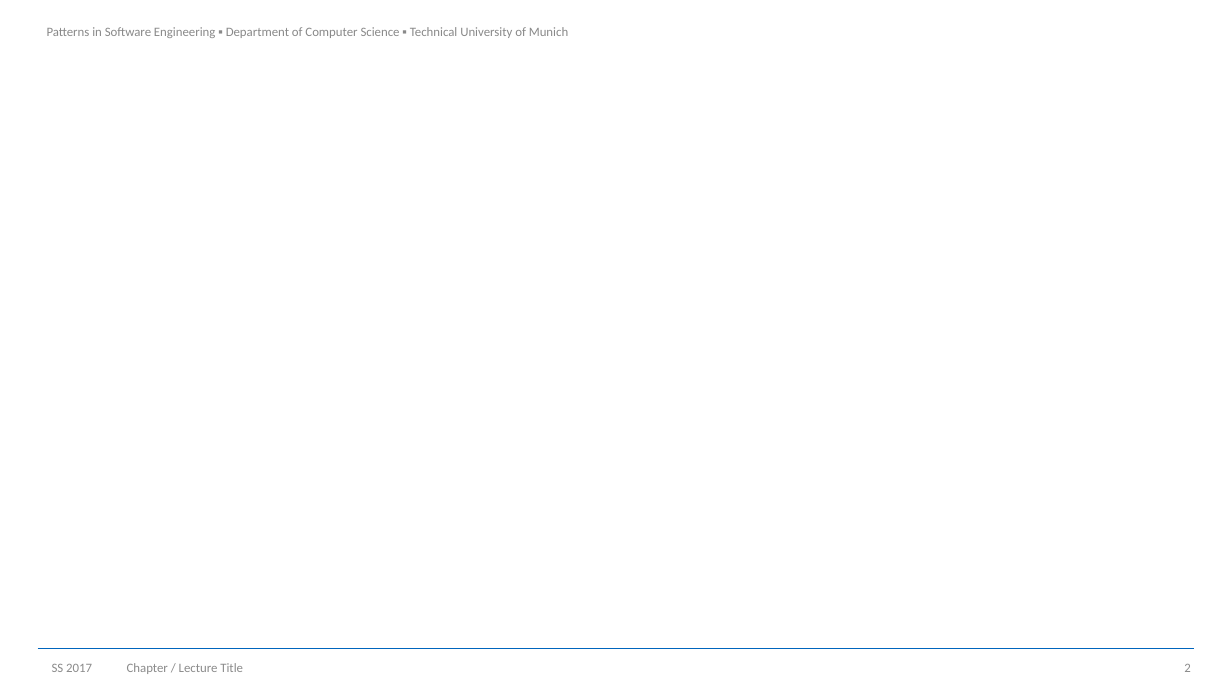
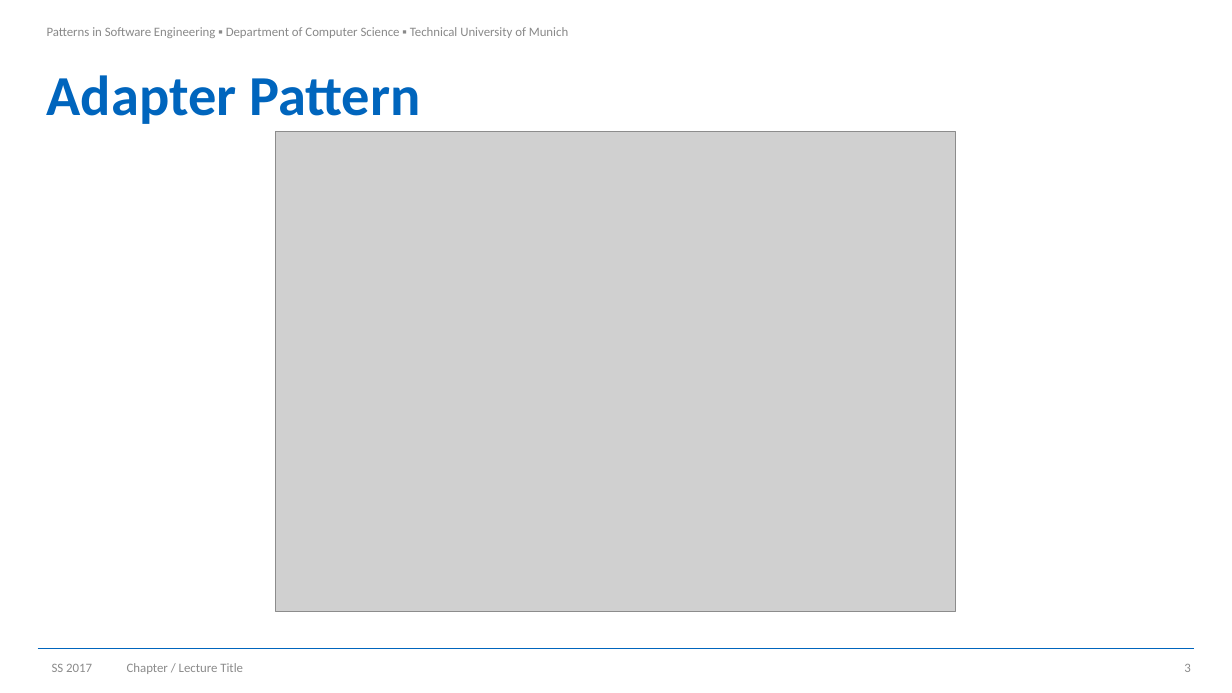
Before and after one commit to Brucknem-TUMProjects/pattern-in-software-engineering-summary, a slide deck: slide 3 of Record_cards/cards.pptx (slide 2 before the commit). Drawn at 1232x693 pixels with LibreOffice and Linux fonts; fonts in the diff are those of the drawing; grey boxes stand for pictures; background and template pictures are left out. Boxes give left, top, right and bottom in pixels: in the first picture for what was removed or moved away, otherwise in the second. Text is boxed around its words. In the diff, an @@ line names an element or a change of style, - is before the commit and + after.

Commit message:
All patterns but REST

```diff
--- a/Record_cards/cards.pptx
+++ b/Record_cards/cards.pptx
@@ title added at (x1=47, y1=75, x2=420, y2=124), 44 pt, text #0065BD, bold @@
+Adapter Pattern
@@ picture added at (x1=275, y1=131, x2=956, y2=611) @@
```
Also in this commit, not shown: 10 slides added, 21 other files.
